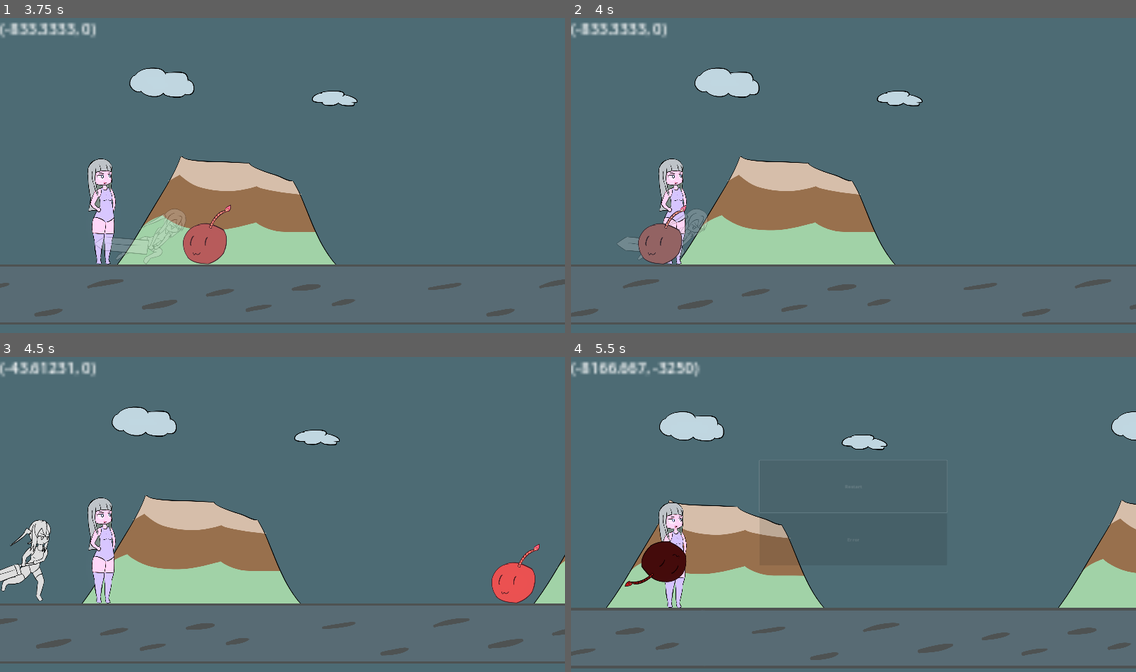
Above: before the commit, frames 1-4 (two rows, left to right).
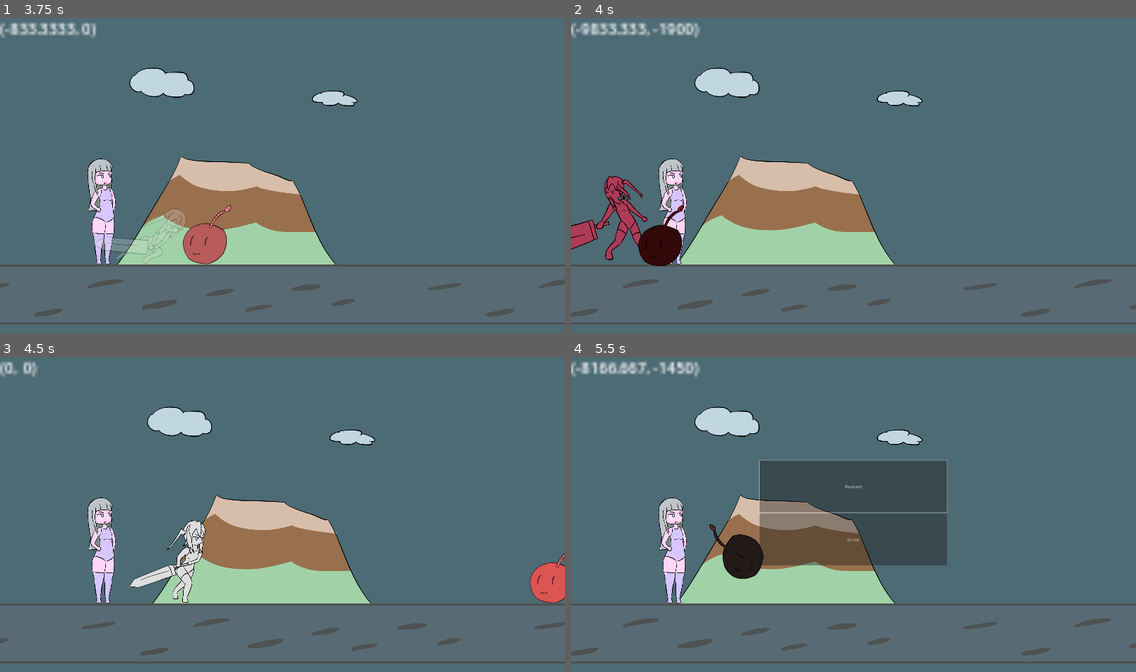
Above: after the commit, the same moments.

Repository: BeatMil/Animurun
Game: Godot game, scene res://Scenes/Forest.tscn
Same seed, same stepped clock (60 frames per second), same inputs: the game is played once before the commit and once after it.
Inputs (mouse positions are in pixels of both pictures, inside the frame that each line leads up to):
- Up to frame 1 (3.75 s): hold D (move_right) 0.53-1.25 s; hold J (attack) 0.53-1.25 s; tap Space (jump) at 0.77, 2.27 s; click "Restart" at 1.25 s; hold D (move_right) 2.03-2.75 s; tap K (block) at 2.1 s; click "Restart" at 2.75 s; hold A (move_left) from 3.53 s (still down); hold L (dodge) from 3.53 s (still down)
- Up to frame 2 (4 s): keep holding A (move_left); keep holding L (dodge)
- Up to frame 3 (4.5 s): release A (move_left) at 4.25 s; release L (dodge) at 4.25 s; click (282, 486) at 4.25 s, where only the run after the commit has a clickable "Restart"
- Up to frame 4 (5.5 s): hold D (move_right) from 5.03 s (still down); tap J (attack) at 5.1 s; tap Space (jump) at 5.27 s

Frame 1 is identical in both runs. In frame 2, 2.9% of the frame differs, in the area x 0-25%, y 1-79%; in frame 3, 15%; in frame 4, 25%, in the area x 0-100%, y 1-99%.

Commit message:
Nerf dodge Iframe duration

Diff:
--- a/Scenes/Forest.tscn
+++ b/Scenes/Forest.tscn
@@ -576,7 +576,7 @@
 tracks/5/interp = 1
 tracks/5/loop_wrap = true
 tracks/5/keys = {
-"times": PackedFloat32Array(0, 0.166667, 0.583333, 0.75),
+"times": PackedFloat32Array(0, 0.166667, 0.3332, 0.416667),
 "transitions": PackedFloat32Array(1, 1, 1, 1),
 "update": 0,
 "values": [Color(1, 1, 1, 1), Color(1, 1, 1, 0.25098), Color(1, 1, 1, 0.25098), Color(1, 1, 1, 1)]
@@ -588,7 +588,7 @@
 tracks/6/interp = 1
 tracks/6/loop_wrap = true
 tracks/6/keys = {
-"times": PackedFloat32Array(0, 0.7497),
+"times": PackedFloat32Array(0, 0.4165),
 "transitions": PackedFloat32Array(1, 1),
 "values": [{
 "args": [],
